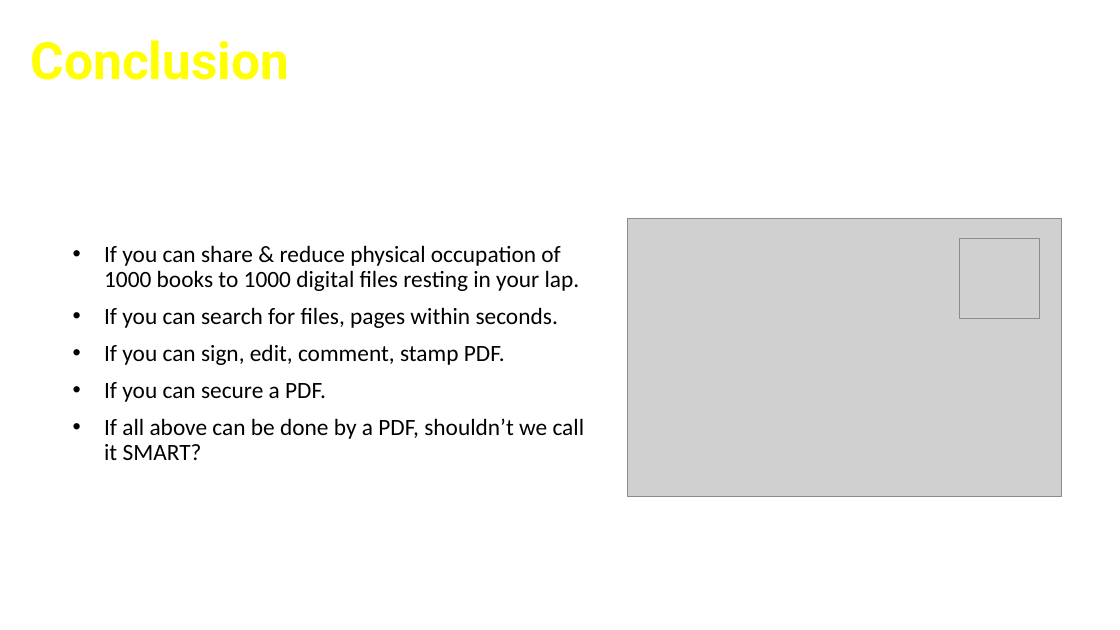
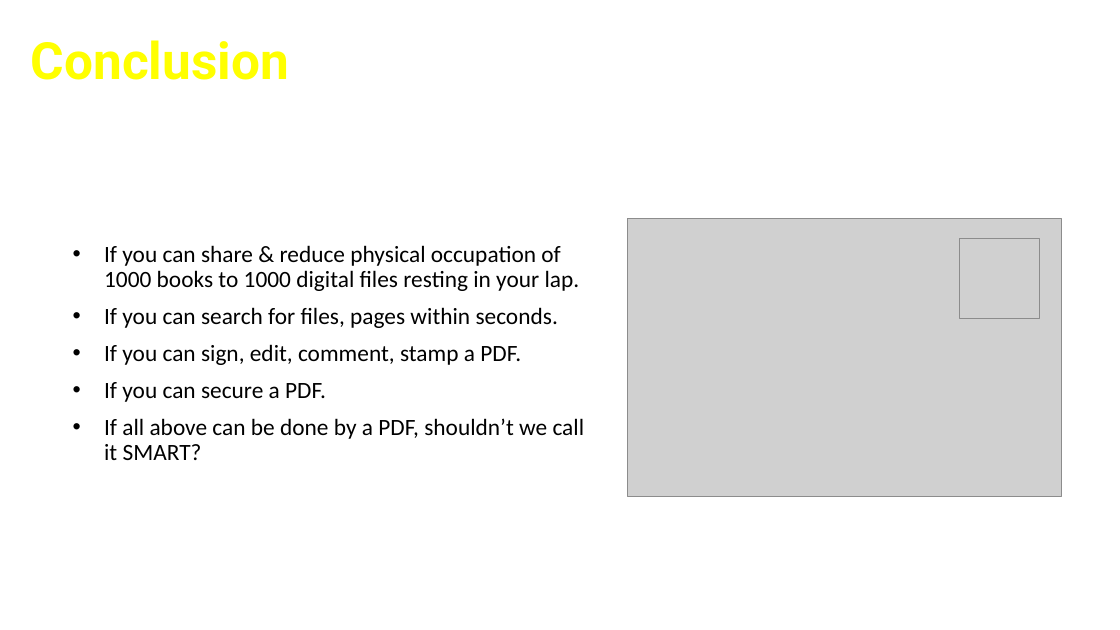
Before and after one commit to cfclick/CFSummit2016, a slide deck: slide 6 of powerpoint/SmartPDF/Don't Just PDF.pptx. Drawn at 1120x630 pixels with LibreOffice and Linux fonts; fonts in the diff are those of the drawing; grey boxes stand for pictures; background and template pictures are left out. Boxes give left, top, right and bottom in pixels: in the first picture for what was removed or moved away, otherwise in the second. Text is boxed around its words. In the diff, an @@ line names an element or a change of style, - is before the commit and + after.

```diff
--- a/powerpoint/SmartPDF/Don't Just PDF.pptx
+++ b/powerpoint/SmartPDF/Don't Just PDF.pptx
@@ text at bbox=[104, 344, 521, 365]: text changed @@
-• If you can sign, edit, comment, stamp PDF.
+• If you can sign, edit, comment, stamp a PDF.
```
Also in this commit, not shown: 10 other slides changed, 1 slide removed, 4 other files.
